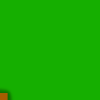
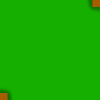
Two versions of the same layered image (100x100). Layer-by-layer changes:
added layer "Rectangle 1 copy 4" above "Rectangle 1 copy 3" over [12, 0, 100, 100]
added layer "Rectangle 1 copy 3" above "Rectangle 1 copy 2" over [12, 0, 100, 100]
hid "Rectangle 1 copy" over [12, 0, 100, 100]
